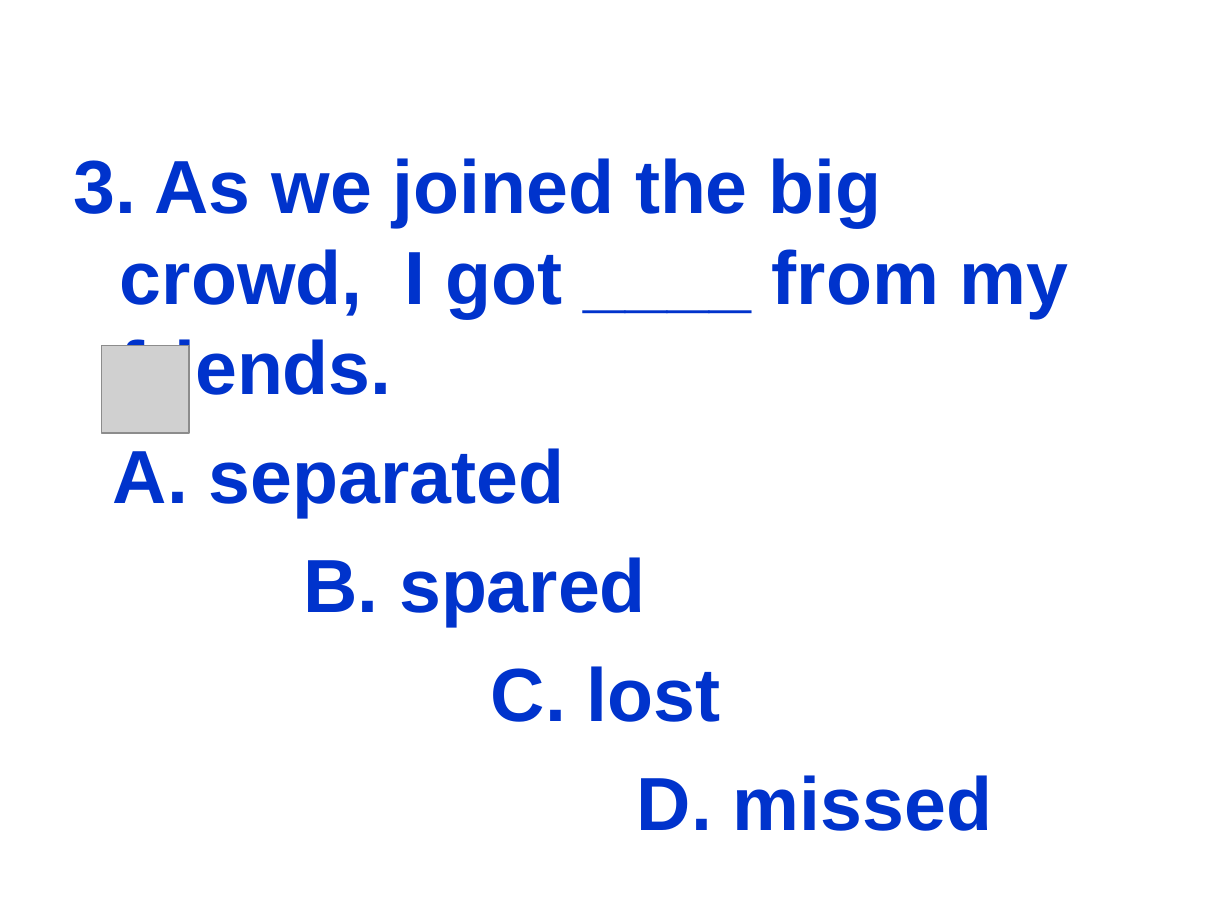
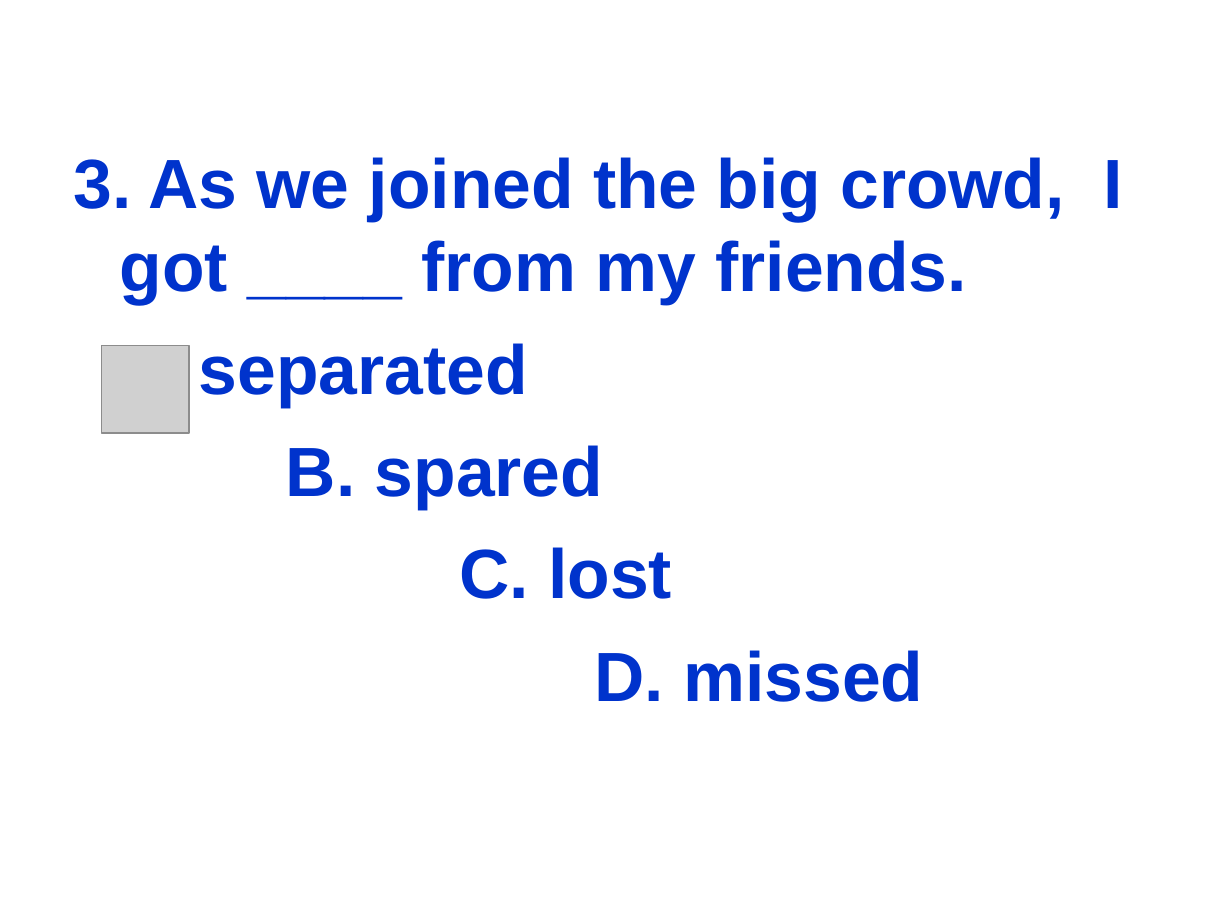
Before and after one commit to CCCxshen/ZhuanShengBen, a slide deck: slide 35 of English/课件/专升本英语辅导9 连系动词及其用法.ppt. Drawn at 1232x924 pixels with LibreOffice and Linux fonts; fonts in the diff are those of the drawing; grey boxes stand for pictures; background and template pictures are left out. Boxes give left, top, right and bottom in pixels: in the first picture for what was removed or moved away, otherwise in the second. Text is boxed around its words. In the diff, an @@ line names an element or a change of style, - is before the commit and + after.

```diff
--- a/English/课件/专升本英语辅导9 连系动词及其用法.ppt
+++ b/English/课件/专升本英语辅导9 连系动词及其用法.ppt
@@ text "3. As we joined the ..." at (74,157,1122,702): size 44 to 40.7 pt @@
```
Also in this commit, not shown: 7 other slides changed, 4 other files.
